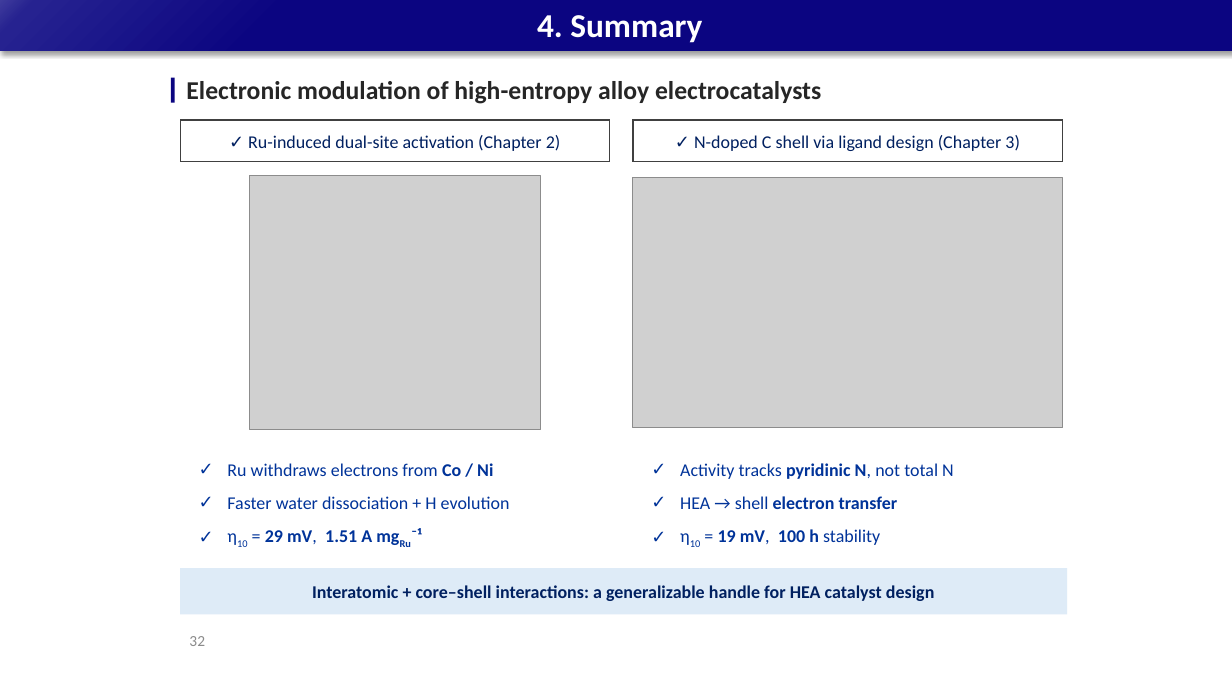
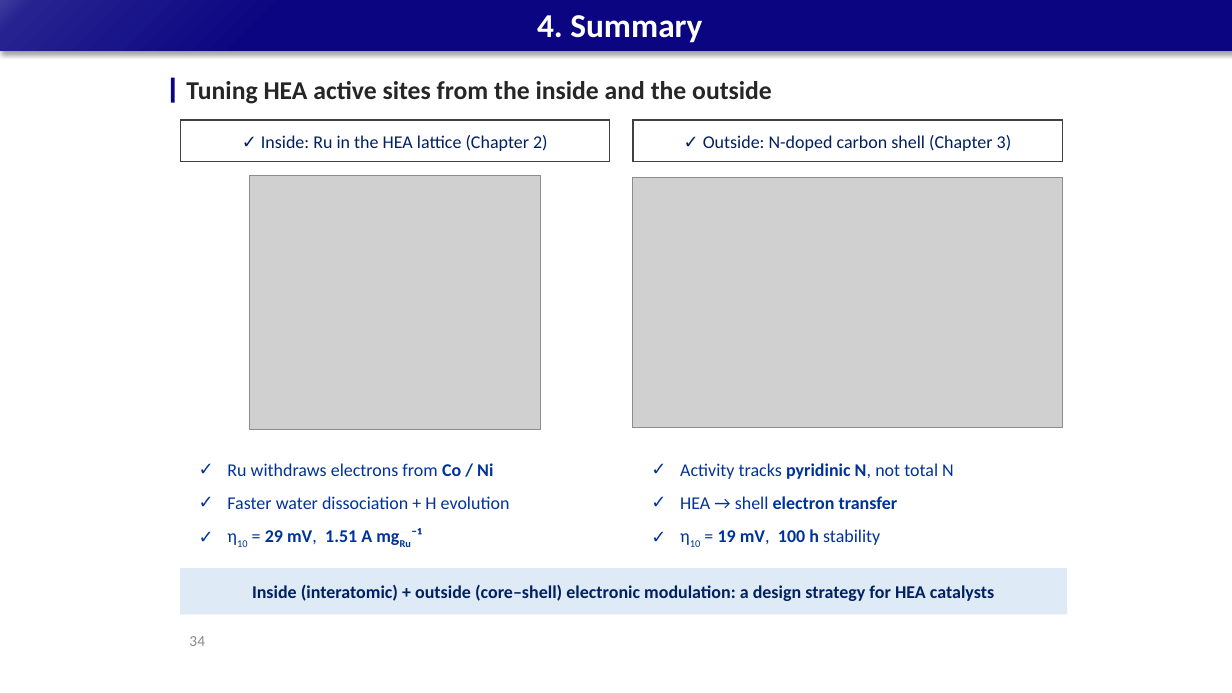
Before and after one commit to limsj0204/letter, a slide deck: slide 34 of 학위논문_디펜스_발표자료.pptx (slide 32 before the commit). Drawn at 1232x693 pixels with LibreOffice and Linux fonts; fonts in the diff are those of the drawing; grey boxes stand for pictures. Boxes give left, top, right and bottom in pixels: in the first picture for what was removed or moved away, otherwise in the second. Text is boxed around its words. In the diff, an @@ line names an element or a change of style, - is before the commit and + after.

```diff
--- a/학위논문_디펜스_발표자료.pptx
+++ b/학위논문_디펜스_발표자료.pptx
@@ text at <box>186,81,772,104</box>: text changed @@
-Electronic modulation of high-entropy alloy electrocatalysts
+Tuning HEA active sites from the inside and the outside
@@ text in rectangle at <box>261,135,548,151</box>: text changed @@
-✓ Ru-induced dual-site activation (Chapter 2)
+✓ Inside: Ru in the HEA lattice (Chapter 2)
@@ text in rectangle at <box>703,135,1012,151</box>: text changed @@
-✓ N-doped C shell via ligand design (Chapter 3)
+✓ Outside: N-doped carbon shell (Chapter 3)
@@ text in rectangle at <box>252,585,994,601</box>: text changed @@
-Interatomic + core–shell interactions: a generalizable handle for HEA catalyst design
+Inside (interatomic) + outside (core–shell) electronic modulation: a design strategy for HEA catalysts
@@ page number at <box>189,636,205,646</box>: text changed @@
-32
+34
```
Also in this commit, not shown: 6 other slides changed, 2 slides added.
